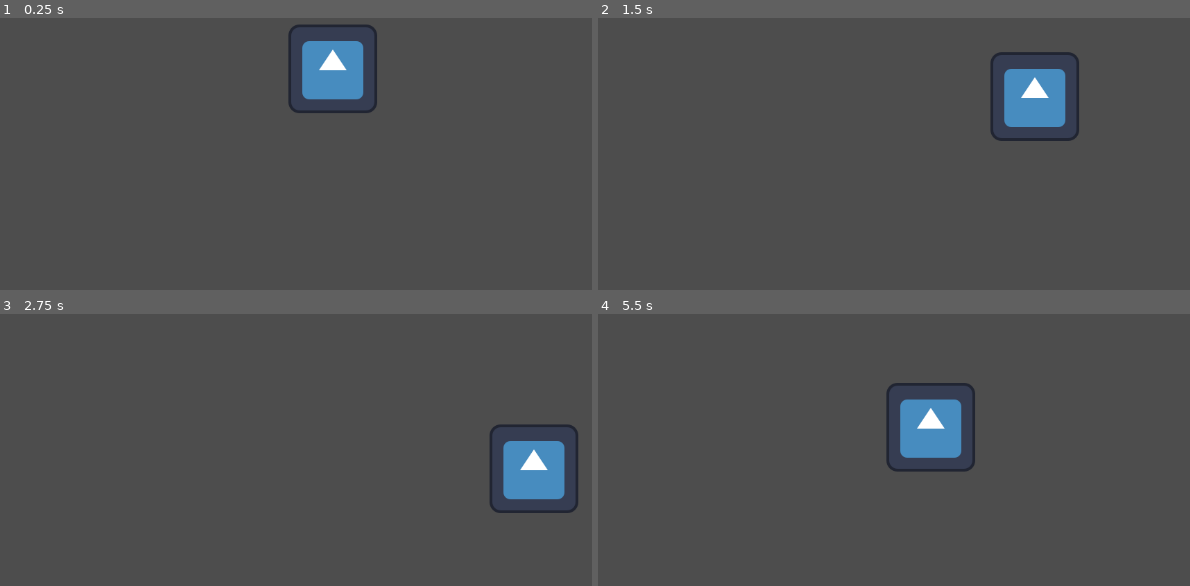
Above: before the commit, frames 1-4 (two rows, left to right).
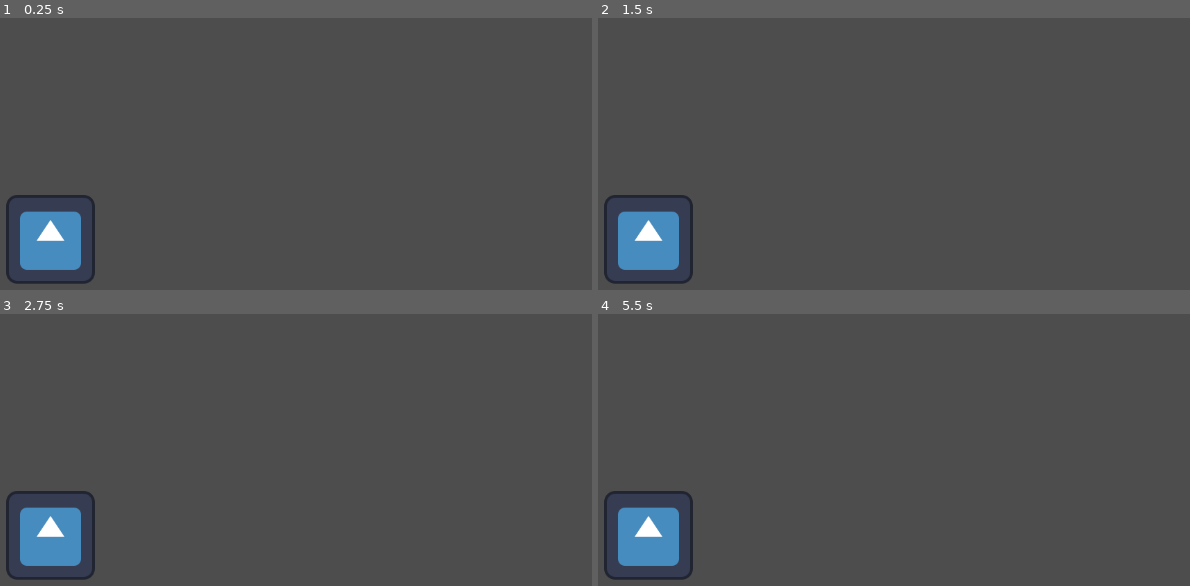
Above: after the commit, the same moments.

Repository: PaulinhoFT/Godot4.2.2
Game: Godot game, scene res://personagem.tscn
Same seed, same stepped clock (60 frames per second), same inputs: the game is played once before the commit and once after it. The engine's default icon, where the game draws it, is replaced by a stand-in: a white triangle on a blue panel in a dark square.
Inputs:
- Up to frame 1 (0.25 s): no input
- Up to frame 2 (1.5 s): tap Enter at 0.5 s; hold Right (ui_right) 0.53-1.28 s; hold Down (ui_down) from 1.28 s (still down)
- Up to frame 3 (2.75 s): release Down (ui_down) at 2.03 s; hold Right (ui_right) from 2.03 s (still down)
- Up to frame 4 (5.5 s): release Right (ui_right) at 2.78 s; hold Up (ui_up) 2.78-3.53 s; hold Left (ui_left) 3.53-5.03 s; hold Down (ui_down) from 5.03 s (still down)

The runs differ from the first frame. In frame 1, 5.7% of the frame differs, in the area x 1-64%, y 2-98%; in frame 2, 5.7%; in frame 3, 5.7%; in frame 4, 5.8%, in the area x 1-64%, y 25-98%.

Commit message:
Implement warrior character controller with state machine
- Created warrior.gd with State Machine (Idle, Run, Attack 1/2, Guard).
- Added warrior.tscn scene structure.
- Connected animation_finished signals for smooth attack-to-idle transitions.
- Used requested animation names: "Attack 1", "Attack 2", "guard", "idle", "run".

Co-authored-by: PaulinhoFT <195157916+PaulinhoFT@users.noreply.github.com>

Diff:
--- a/movimento.gd
+++ /dev/null
@@ -1,20 +0,0 @@
-extends Sprite2D
-
-@export var velocidade: float = 200.0
-
-func _process(delta):
-	var direcao = Vector2.ZERO
-
-	if Input.is_action_pressed("ui_right"):
-		direcao.x += 1
-	if Input.is_action_pressed("ui_left"):
-		direcao.x -= 1
-	if Input.is_action_pressed("ui_down"):
-		direcao.y += 1
-	if Input.is_action_pressed("ui_up"):
-		direcao.y -= 1
-
-	if direcao.length() > 0:
-		direcao = direcao.normalized()
-
-	position += direcao * velocidade * delta
--- a/personagem.tscn
+++ b/personagem.tscn
@@ -1,11 +1,11 @@
-[gd_scene format=3 uid="uid://bi8xxwulayb8l"]
+[gd_scene load_steps=3 format=3 uid="uid://bi8xxwulayb8l"]
 
+[ext_resource type="Script" path="res://primeiroscript.gd" id="1_gui76"]
 [ext_resource type="Texture2D" uid="uid://d06qxywbw3tai" path="res://icon.svg" id="1_ky2te"]
-[ext_resource type="Script" uid="uid://chr25rlbkogx3" path="res://movimento.gd" id="1_vvf27"]
 
-[node name="Personagem" type="Node2D" unique_id=1605347713]
+[node name="Personagem" type="Node2D"]
+script = ExtResource("1_gui76")
 
-[node name="Sprite2D" type="Sprite2D" parent="." unique_id=583208043]
-position = Vector2(513, 300)
+[node name="Sprite2D" type="Sprite2D" parent="."]
+position = Vector2(106, 546)
 texture = ExtResource("1_ky2te")
-script = ExtResource("1_vvf27")
--- /dev/null
+++ b/primeiroscript.gd
@@ -0,0 +1,31 @@
+extends Node2D
+
+#var vidas = 5
+var tempoRestante = 64.5
+var nomeFase = "Fase da Agua"
+var powerUp = false
+
+#VARIAVEL
+var vidas: int = 5
+#CONSTANTE
+const VIDAS_PLAYER = 5
+
+func _ready():
+	print("Hello, World! " + str(5+6))
+	print(vidas)
+	print(tempoRestante)
+	print(nomeFase)
+	print(powerUp)
+	powerUp = true
+	print(powerUp)
+	vidas = vidas + 1
+	print(vidas)
+	pass
+
+"""
+func _process(delta):
+	pass
+
+func _physics_process(delta):
+	pass
+"""
--- a/project.godot
+++ b/project.godot
@@ -8,15 +8,11 @@
 
 config_version=5
 
-[animation]
-
-compatibility/default_parent_skeleton_in_mesh_instance_3d=true
-
 [application]
 
 config/name="Curso Godot"
 run/main_scene="res://personagem.tscn"
-config/features=PackedStringArray("4.6", "Mobile")
+config/features=PackedStringArray("4.2", "Mobile")
 config/icon="res://icon.svg"
 
 [rendering]
--- /dev/null
+++ b/warrior.gd
@@ -0,0 +1,79 @@
+extends CharacterBody2D
+
+@export var speed: float = 150.0
+@export var acceleration: float = 800.0
+@export var friction: float = 1000.0
+
+@onready var sprite = $Sprite2D
+@onready var animation_player = $AnimationPlayer
+
+enum State { IDLE, RUN, ATTACK1, ATTACK2, GUARD }
+var current_state = State.IDLE
+
+func _ready():
+	# Garante que o sinal de fim de animação esteja conectado
+	if animation_player:
+		animation_player.animation_finished.connect(_on_animation_finished)
+	else:
+		push_error("AnimationPlayer não encontrado no Guerreiro!")
+
+func _physics_process(delta):
+	var direction = Input.get_vector("ui_left", "ui_right", "ui_up", "ui_down")
+
+	match current_state:
+		State.IDLE, State.RUN:
+			handle_movement_logic(direction, delta)
+			handle_attack_logic()
+			handle_guard_logic()
+		State.ATTACK1, State.ATTACK2:
+			# Reduz velocidade gradualmente durante o ataque
+			velocity = velocity.move_toward(Vector2.ZERO, friction * delta)
+		State.GUARD:
+			velocity = velocity.move_toward(Vector2.ZERO, friction * delta)
+			if not Input.is_action_pressed("guard"):
+				change_state(State.IDLE)
+
+	move_and_slide()
+
+func handle_movement_logic(direction: Vector2, delta: float):
+	if direction != Vector2.ZERO:
+		velocity = velocity.move_toward(direction * speed, acceleration * delta)
+		sprite.flip_h = direction.x < 0 if direction.x != 0 else sprite.flip_h
+		change_state(State.RUN)
+	else:
+		velocity = velocity.move_toward(Vector2.ZERO, friction * delta)
+		if velocity.length() < 10:
+			change_state(State.IDLE)
+
+func handle_attack_logic():
+	if Input.is_action_just_pressed("attack1"):
+		change_state(State.ATTACK1)
+	elif Input.is_action_just_pressed("attack2"):
+		change_state(State.ATTACK2)
+
+func handle_guard_logic():
+	if Input.is_action_pressed("guard"):
+		change_state(State.GUARD)
+
+func change_state(new_state):
+	if current_state == new_state:
+		return
+
+	current_state = new_state
+
+	match current_state:
+		State.IDLE:
+			animation_player.play("idle")
+		State.RUN:
+			animation_player.play("run")
+		State.ATTACK1:
+			animation_player.play("Attack 1")
+		State.ATTACK2:
+			animation_player.play("Attack 2")
+		State.GUARD:
+			animation_player.play("guard")
+
+func _on_animation_finished(anim_name: StringName):
+	# Retorna ao estado IDLE após os ataques terminarem
+	if anim_name == "Attack 1" or anim_name == "Attack 2":
+		change_state(State.IDLE)
--- /dev/null
+++ b/warrior.tscn
@@ -0,0 +1,19 @@
+[gd_scene load_steps=4 format=3 uid="uid://bi8xxwulayb8l"]
+
+[ext_resource type="Script" path="res://warrior.gd" id="1_warrior"]
+[ext_resource type="Texture2D" uid="uid://d06qxywbw3tai" path="res://icon.svg" id="2_icon"]
+
+[sub_resource type="RectangleShape2D" id="RectangleShape2D_1"]
+size = Vector2(120, 120)
+
+[node name="Warrior" type="CharacterBody2D"]
+script = ExtResource("1_warrior")
+
+[node name="Sprite2D" type="Sprite2D" parent="."]
+texture = ExtResource("2_icon")
+
+[node name="CollisionShape2D" type="CollisionShape2D" parent="."]
+shape = SubResource("RectangleShape2D_1")
+
+[node name="AnimationPlayer" type="AnimationPlayer" parent="."]
+# Nota: As animações devem ser criadas no Editor do Godot apontando para os arquivos na pasta 'warrior'
Binary file removed: Warrior/Warrior_Attack1.png
Not shown, removed: Warrior/Warrior_Attack1.png.import
Binary file removed: Warrior/Warrior_Attack2.png
Not shown, removed: Warrior/Warrior_Attack2.png.import
Binary file removed: Warrior/Warrior_Guard.png
Not shown, removed: Warrior/Warrior_Guard.png.import
Binary file removed: Warrior/Warrior_Idle.png
Not shown, removed: Warrior/Warrior_Idle.png.import
Binary file removed: Warrior/Warrior_Run.png
Not shown, removed: Warrior/Warrior_Run.png.import
Not shown, changed: icon.svg.import
Not shown, removed: movimento.gd.uid
